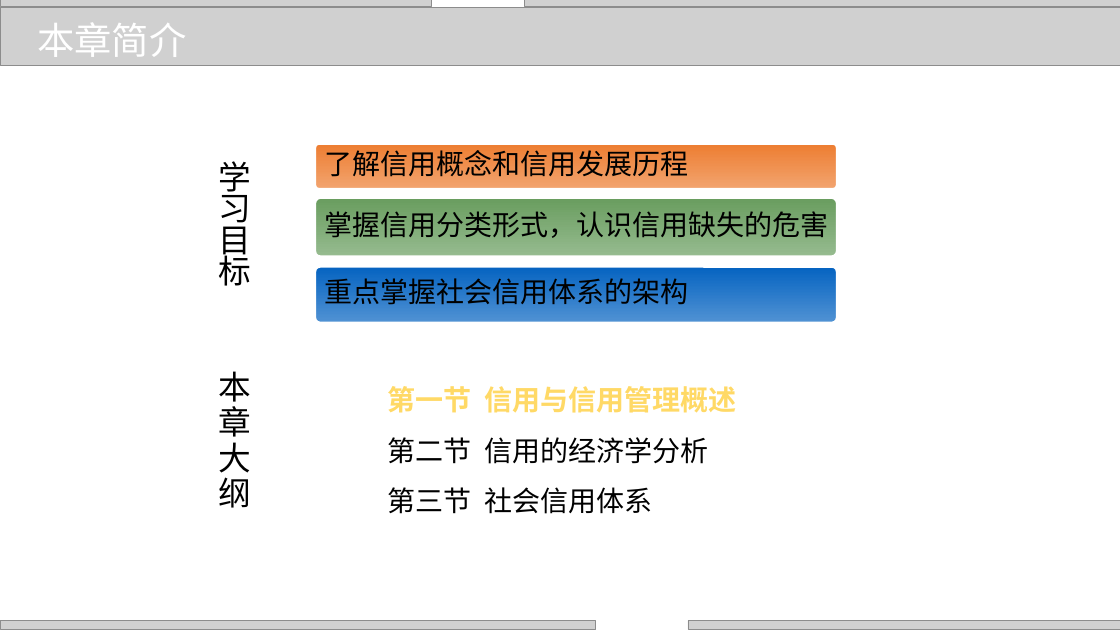
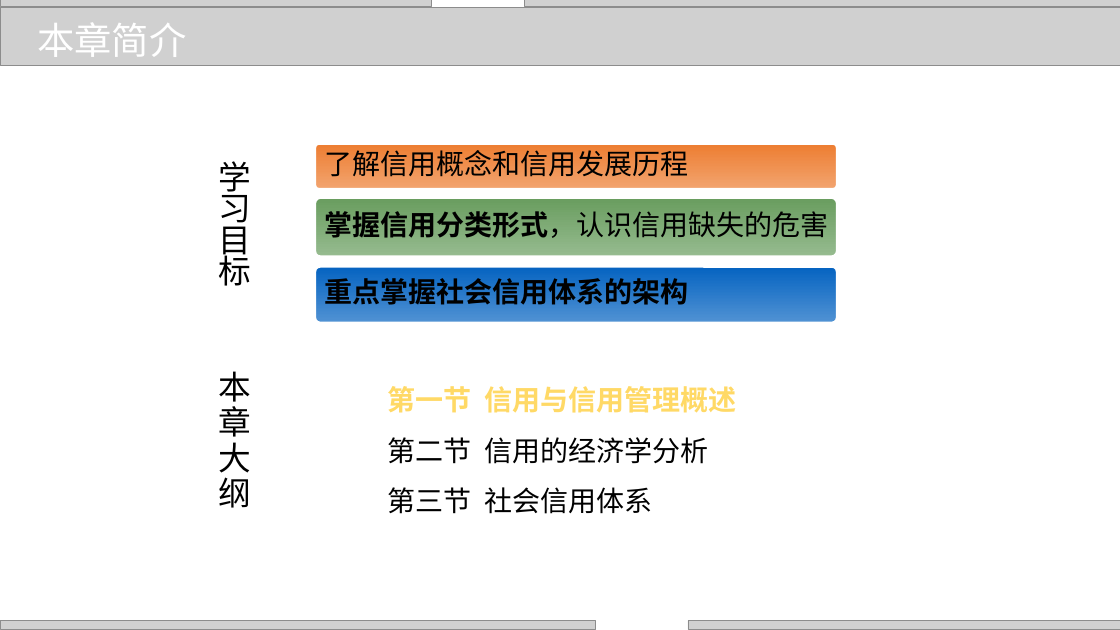
Before and after one commit to zhangjianzhang/internet_credit, a slide deck: slide 2 of files/slides/lecture_1.pptx. Drawn at 1120x630 pixels with LibreOffice and Linux fonts; fonts in the diff are those of the drawing; grey boxes stand for pictures; background and template pictures are left out. Boxes give left, top, right and bottom in pixels: in the first picture for what was removed or moved away, otherwise in the second. Text is boxed around its words. In the diff, an @@ line names an element or a change of style, - is before the commit and + after.

```diff
--- a/files/slides/lecture_1.pptx
+++ b/files/slides/lecture_1.pptx
@@ rounded rectangle "掌握信用分类形式，认识信用缺失的危害" at [315,197,837,256]: bold on in "掌握信用分类形式，认识信用缺失的危害" @@
@@ rounded rectangle "重点掌握社会信用体系的架构" at [315,266,837,323]: bold on @@
```
Also in this commit, not shown: 14 other slides changed, 7 other files.
